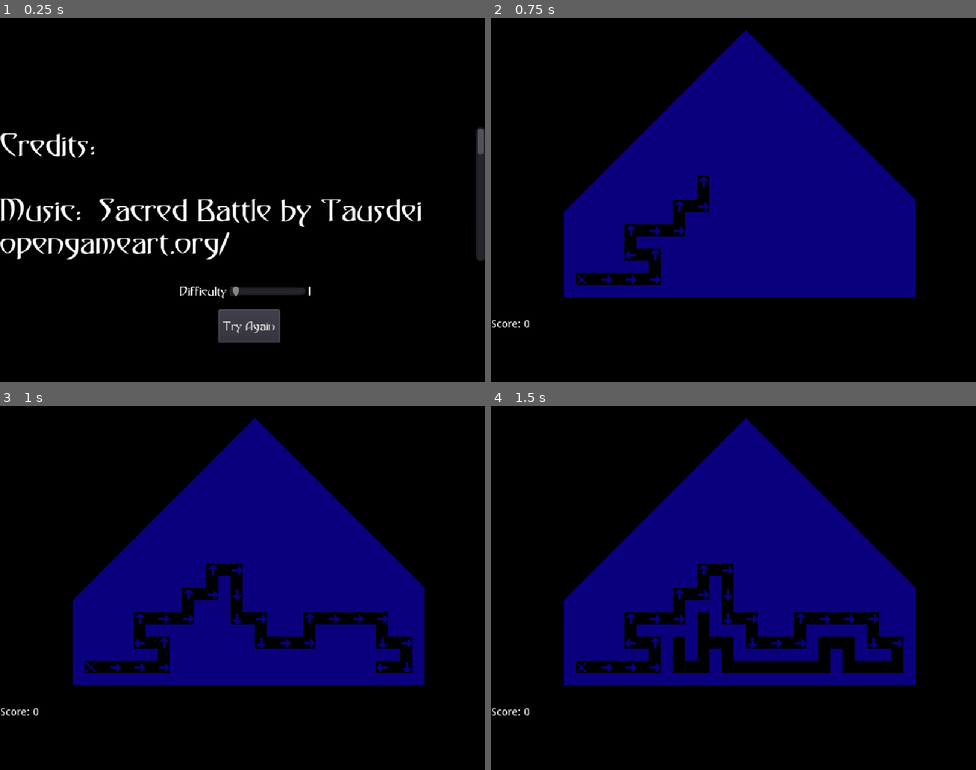
Above: before the commit, frames 1-4 (two rows, left to right).
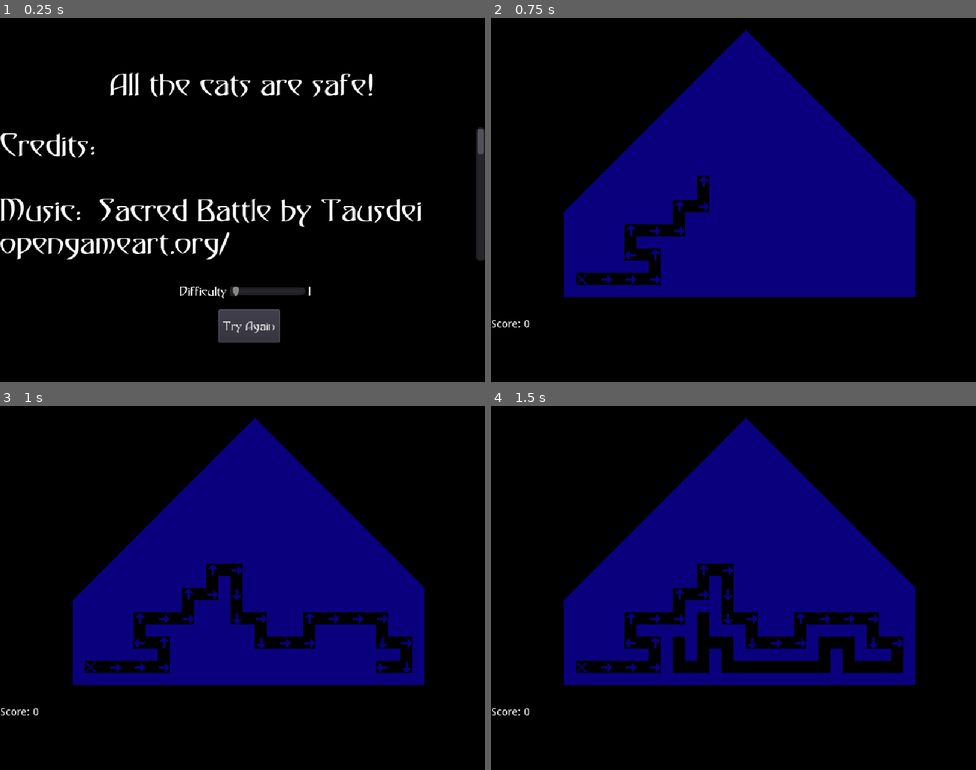
Above: after the commit, the same moments.

Repository: AkhRani/HauntedMansion
Game: Godot game, scene res://VictoryScreen.tscn
Two runs of this game, one before a commit and one after it. Both use one fixed random seed, a clock stepped at 60 frames per second and the inputs below. This scene is started directly instead of the project's main scene.
Inputs:
- Up to frame 1 (0.25 s): no input
- Up to frame 2 (0.75 s): click "Try Again" at 0.5 s
- Up to frame 3 (1 s): no input
- Up to frame 4 (1.5 s): hold Right (ui_right) from 1.28 s (still down)

The runs differ from the first frame. In frame 1, 1.0% of the frame differs, in the area x 22-77%, y 15-22%; in frame 2, nothing differs; in frame 3, nothing differs; in frame 4, nothing differs.

Commit message:
Fix missing victory message

Diff:
--- a/Mansion.tscn
+++ b/Mansion.tscn
@@ -6,9 +6,6 @@
 [ext_resource path="res://Audio/Rise02.ogg" type="AudioStream" id=4]
 [ext_resource path="res://Audio/Downer01.ogg" type="AudioStream" id=5]
 [ext_resource path="res://Audio/cleric path.ogg" type="AudioStream" id=6]
-
-
-
 
 [node name="Mansion" type="Node2D"]
 script = ExtResource( 1 )
@@ -46,11 +43,11 @@
 [node name="MarginContainer" type="MarginContainer" parent="."]
 anchor_bottom = 1.0
 margin_top = 384.0
-margin_right = 736.0
+margin_right = 640.0
 margin_bottom = 424.0
 
 [node name="HBoxContainer" type="HBoxContainer" parent="MarginContainer"]
-margin_right = 736.0
+margin_right = 640.0
 margin_bottom = 40.0
 
 [node name="Label" type="Label" parent="MarginContainer/HBoxContainer"]
--- a/TitleScreen.tscn
+++ b/TitleScreen.tscn
@@ -48,7 +48,7 @@
 margin_right = 640.0
 margin_bottom = 224.0
 custom_fonts/font = ExtResource( 2 )
-custom_colors/font_color = Color( 0, 0, 0, 1 )
+custom_colors/font_color = Color( 1, 1, 1, 1 )
 text = "to the Haunted Mansion"
 align = 1
 
--- a/VictoryScreen.tscn
+++ b/VictoryScreen.tscn
@@ -10,6 +10,14 @@
 "_edit_horizontal_guides_": [ 480.0 ],
 "_edit_vertical_guides_": [ 640.0 ]
 }
+
+[node name="Victory" type="Label" parent="."]
+margin_top = 64.0
+margin_right = 640.0
+margin_bottom = 128.0
+custom_fonts/font = ExtResource( 2 )
+text = "All the cats are safe!"
+align = 1
 
 [node name="ScrollContainer" type="ScrollContainer" parent="."]
 margin_top = 144.0
@@ -78,6 +86,7 @@
 min_value = 1.0
 max_value = 6.0
 value = 1.0
+ticks_on_borders = true
 
 [node name="Difficulty" type="Label" parent="HBoxContainer"]
 margin_left = 170.0
--- a/mansion_tileset.tres
+++ b/mansion_tileset.tres
@@ -2,8 +2,6 @@
 
 [ext_resource path="res://Graphics/MansionTiles.png" type="Texture" id=1]
 [ext_resource path="res://Graphics/MansionSprites.png" type="Texture" id=2]
-
-
 
 [sub_resource type="ConvexPolygonShape2D" id=1]
 points = PoolVector2Array( 0, 0, 16, 0, 16, 16, 0, 16 )
